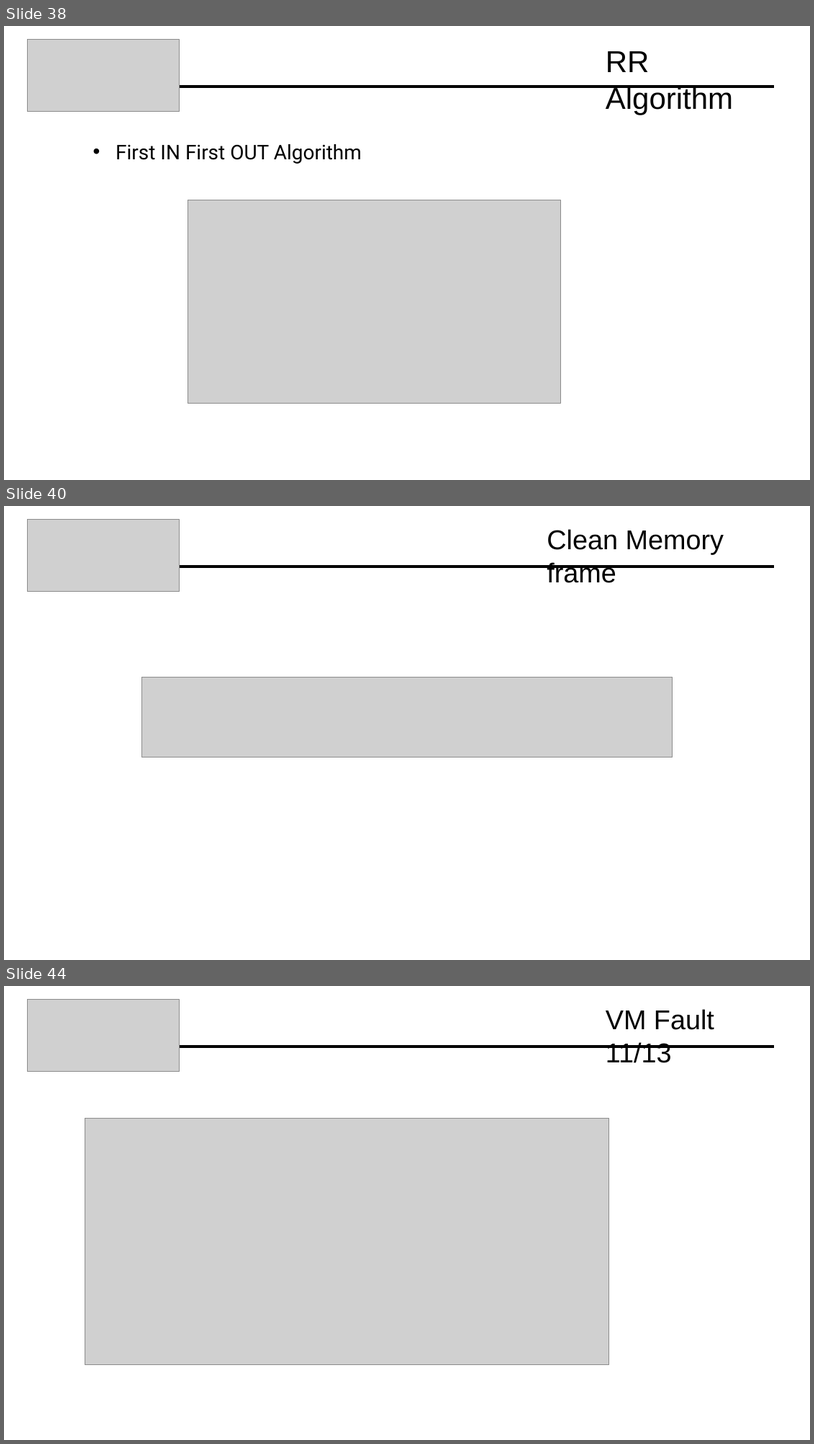
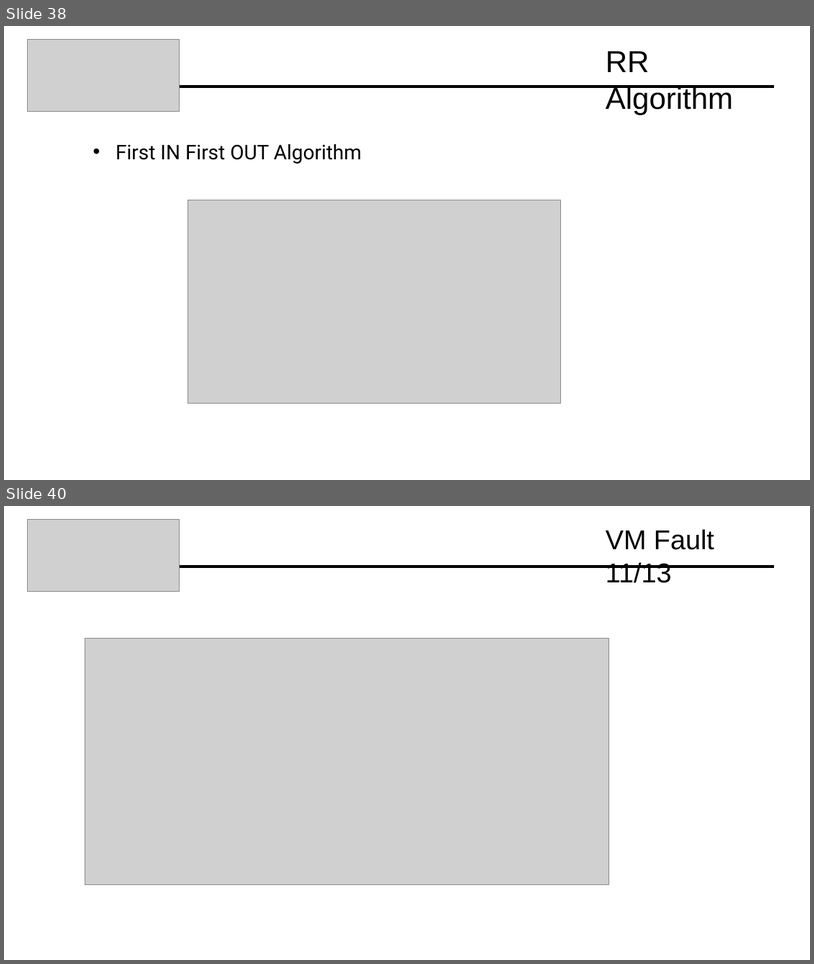
Before and after one commit to Davide619/OS161, a slide deck: Presentazione Progetto OS161.pptx. Shown one above the other, each under a label of ours: slides 38, 40 and 44 before the commit, slides 38 and 40 after it; the slides between them are not shown. The pictures are 814x1444 and 814x964 pixels, drawn with LibreOffice and Linux fonts; fonts in the diff are those of the drawing; grey boxes stand for pictures. Boxes give left, top, right and bottom in pixels: in the first picture for what was removed or moved away, otherwise in the second. Text is boxed around its words. In the diff, an @@ line names an element or a change of style, - is before the commit and + after.

```diff
--- a/Presentazione Progetto OS161.pptx
+++ b/Presentazione Progetto OS161.pptx
@@ slide 40 removed at box(4, 506, 810, 960), background #FFFFFF @@
@@ picture removed at box(28, 519, 180, 591) @@
@@ title removed at box(547, 529, 724, 583) @@
-Clean Memory frame
@@ line removed from (180, 566) to (774, 566) @@
@@ picture removed at box(142, 677, 672, 757) @@
@@ what was slide 44 is now slide 40 @@
```
Also in this commit, not shown: 6 slides changed, 3 other slides removed.
